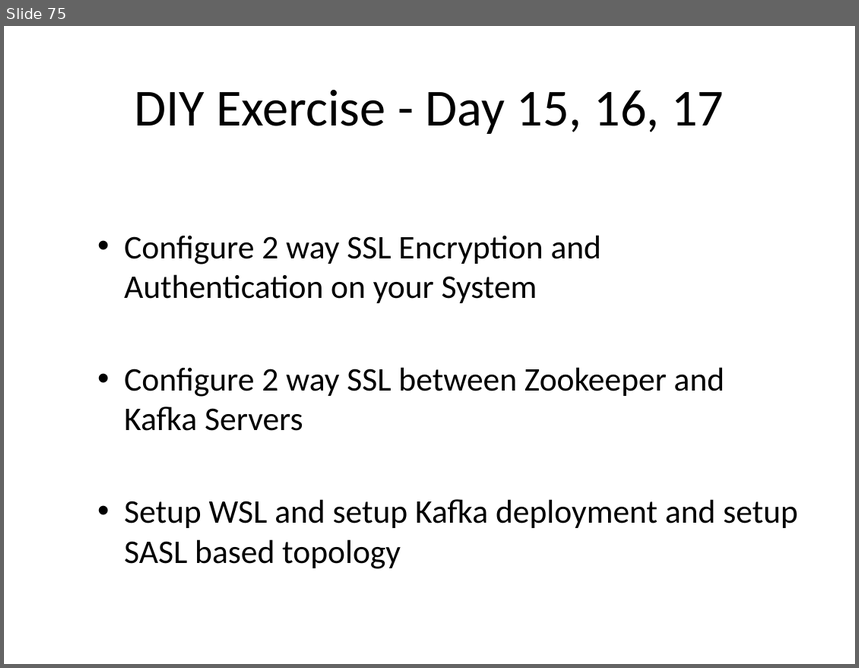
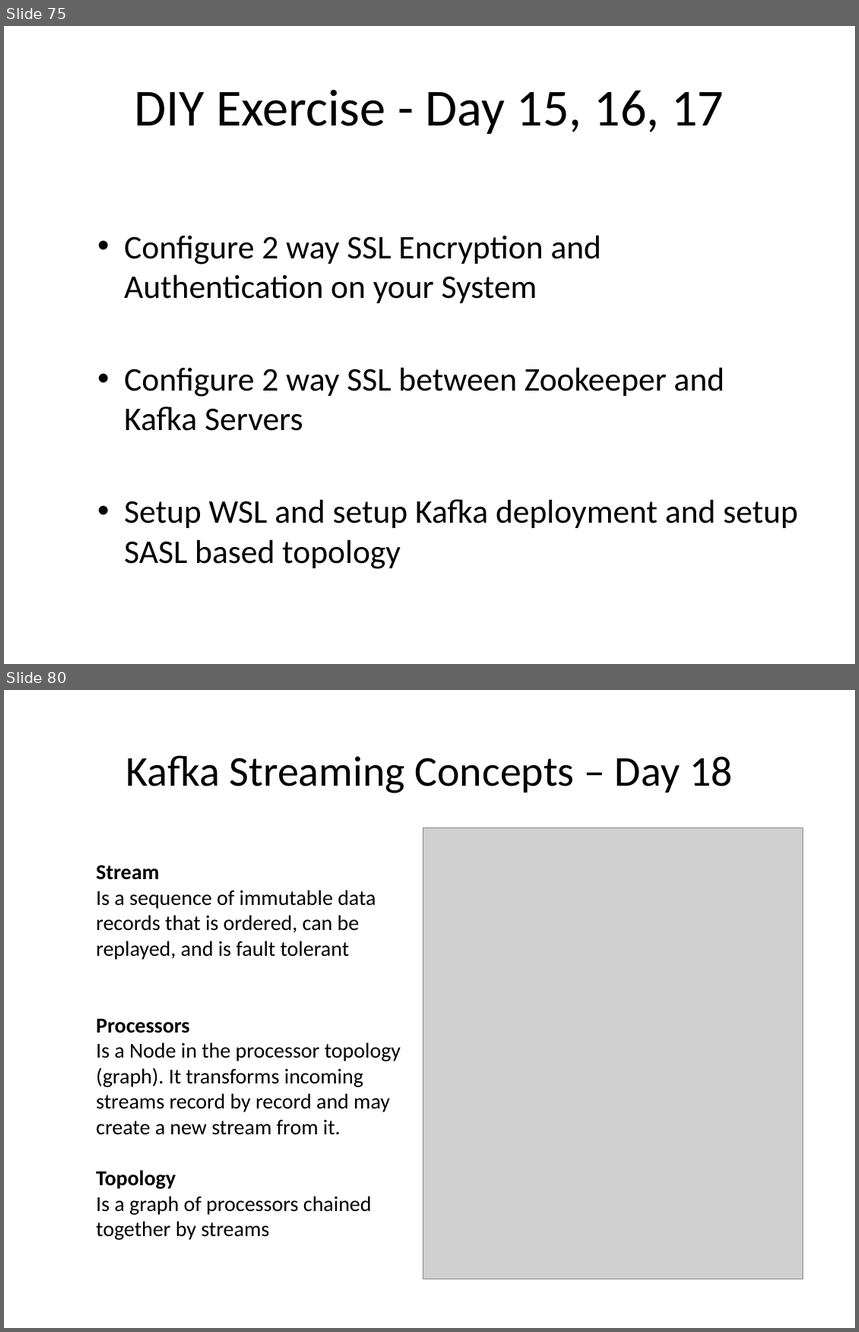
Before and after one commit to sreedharsingaraju/KafkaTutorials, a slide deck: PPT/Kafka-Teaching-Flow.pptx. Shown one above the other, each under a label of ours: slide 75 before the commit, slides 75 and 80 after it; the slides between them are not shown. The pictures are 859x668 and 859x1332 pixels, drawn with LibreOffice and Linux fonts; fonts in the diff are those of the drawing; grey boxes stand for pictures. Boxes give left, top, right and bottom in pixels: in the first picture for what was removed or moved away, otherwise in the second. Text is boxed around its words. In the diff, an @@ line names an element or a change of style, - is before the commit and + after.

Commit message:
Updated streams in ppt and diagrams
Updated streams in ppt and diagrams

```diff
--- a/PPT/Kafka-Teaching-Flow.pptx
+++ b/PPT/Kafka-Teaching-Flow.pptx
@@ slide 80 added at [4,690,855,1328], background #FFFFFF @@
@@ title added at [126,755,733,793], 36 pt, text #000000 @@
+  Kafka Streaming Concepts – Day 18
@@ picture added at [423,828,804,1279] @@
@@ text added at [96,865,401,1240], 18 pt, text #000000 @@
+Stream
+Is a sequence of immutable data records that is ordered, can be replayed, and is fault tolerant
+Processors
+Is a Node in the processor topology (graph). It transforms incoming streams record by record and may create a new stream from it.
+Topology
+Is a graph of processors chained together by streams
```
Also in this commit, not shown: 5 other slides added, 3 other files.
